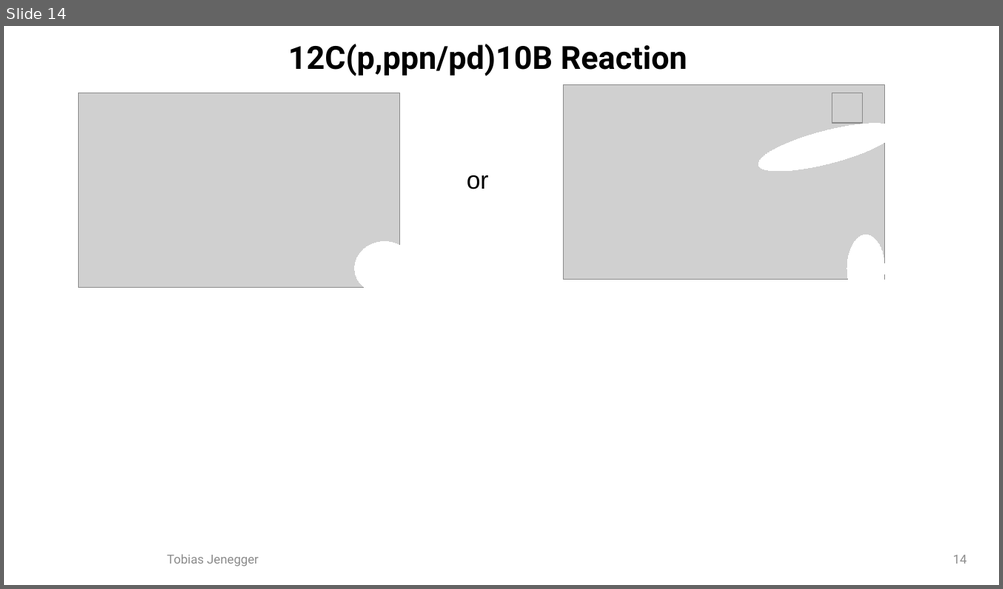
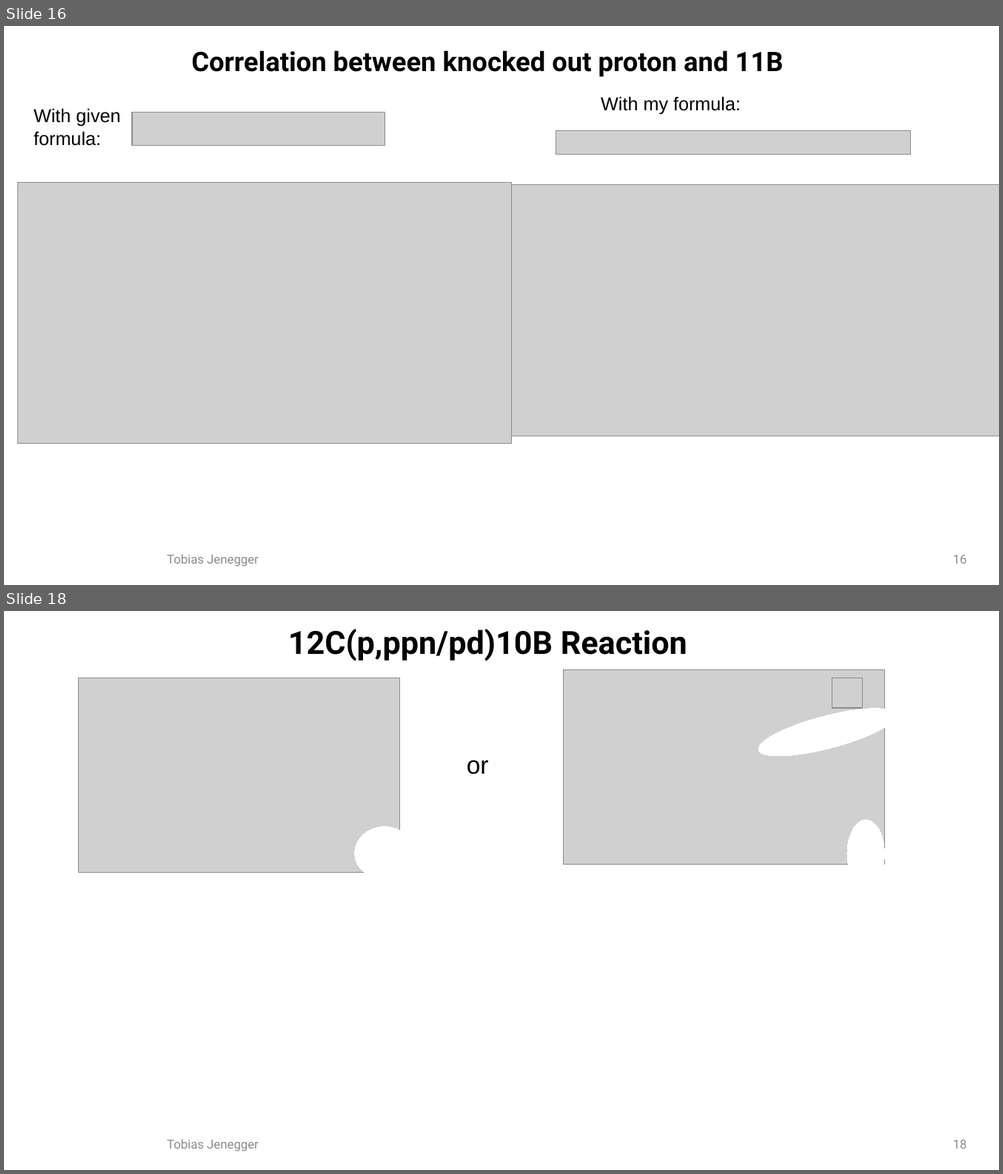
Before and after one commit to jenegger/2021_psi_pres, a slide deck: analysis.odp. Shown one above the other, each under a label of ours: slide 14 before the commit, slides 16 and 18 after it; the slides between them are not shown. The pictures are 1003x589 and 1003x1174 pixels, drawn with LibreOffice and Linux fonts; fonts in the diff are those of the drawing; grey boxes stand for pictures; background and template pictures are left out. Boxes give left, top, right and bottom in pixels: in the first picture for what was removed or moved away, otherwise in the second. Text is boxed around its words. In the diff, an @@ line names an element or a change of style, - is before the commit and + after.

```diff
--- a/analysis.odp
+++ b/analysis.odp
@@ slide 16 added at box(4, 26, 999, 585), background #FFFFFF @@
@@ title added at box(191, 50, 783, 77), 26 pt, text #000000, bold @@
+Correlation between knocked out proton and 11B
@@ text added at box(34, 108, 120, 146), 18 pt, text #000000 @@
+With given formula:
@@ picture added at box(132, 113, 384, 145) @@
@@ text added at box(600, 96, 740, 115), 18 pt, text #000000 @@
+With my formula:
@@ picture added at box(556, 130, 910, 154) @@
@@ picture added at box(17, 183, 512, 444) @@
@@ picture added at box(512, 185, 999, 437) @@
@@ text added at box(167, 554, 259, 567), 12 pt, text #8B8B8B @@
+Tobias Jenegger
@@ page number added at box(953, 555, 967, 564), 12 pt, text #8B8B8B @@
+16
@@ what was slide 14 is now slide 18 @@
@@ page number at box(953, 1140, 967, 1149): text changed @@
-14
+18
```
Also in this commit, not shown: 5 slides changed, 3 other slides added, 4 slides removed, 13 other files.
